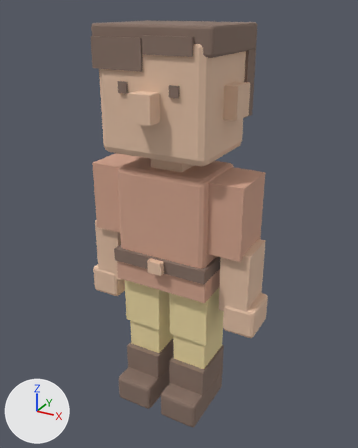
Renders of the glTF model public/assets/valley3d/villager-child.glb from each side of a commit.
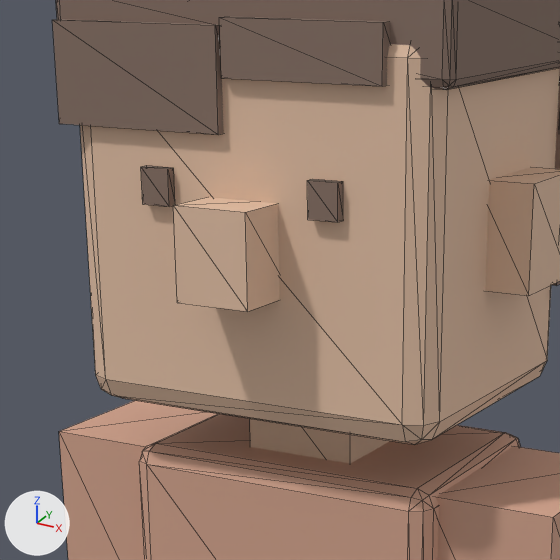
Each version appears first whole from a 50 mm camera at (0.367, -0.659, 0.671) aimed at (0.005, 0.0, 0.342), and next in a close-up on the part from 21% to 69% of the width and 7% to 45% of the height. Every picture has the same lights, and +X, +Y and +Z are marked at lower left. The first two pictures are the older version. The close-ups show mesh edges as thin lines. Where no turn or scale is listed for an object, it has been applied to the vertices. Vertices at exactly the same position are counted once.

Before the edit, the objects in view are built like this:
```python
me_villager_child_cloth_mesh = bpy.data.meshes.new('villager-child_cloth_Mesh')
me_villager_child_cloth_mesh.from_pydata(...)  # 80 vertices, 144 faces; spans x -0.132..0.132, y -0.058..0.058, z 0.245..0.443
me_villager_child_cloth_mesh.materials.append(mat_cloth)  # beige #d5a68f
me_villager_child_dark_mesh = bpy.data.meshes.new('villager-child_dark_Mesh')
me_villager_child_dark_mesh.from_pydata(...)  # 232 vertices, 420 faces; spans x -0.094..0.094, y -0.082..0.08, z 0.0..0.65
me_villager_child_dark_mesh.materials.append(mat_dark)  # brown #887266
me_villager_child_skin_mesh = bpy.data.meshes.new('villager-child_skin_Mesh')
me_villager_child_skin_mesh.from_pydata(...)  # 224 vertices, 408 faces; spans x -0.157..0.157, y -0.102..0.065, z 0.185..0.635
me_villager_child_skin_mesh.materials.append(mat_skin)  # beige #e6c2a7
ob_villager_child_cloth = bpy.data.objects.new('villager-child_cloth', me_villager_child_cloth_mesh)
ob_villager_child_cloth.location = (0.0, 0.0, 0.0)
ob_villager_child_dark = bpy.data.objects.new('villager-child_dark', me_villager_child_dark_mesh)
ob_villager_child_dark.location = (0.0, 0.0, 0.0)
ob_villager_child_skin = bpy.data.objects.new('villager-child_skin', me_villager_child_skin_mesh)
ob_villager_child_skin.location = (0.0, 0.0, 0.0)
```
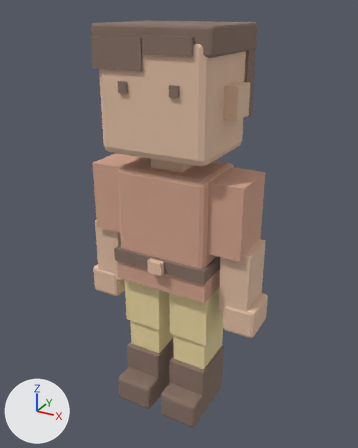
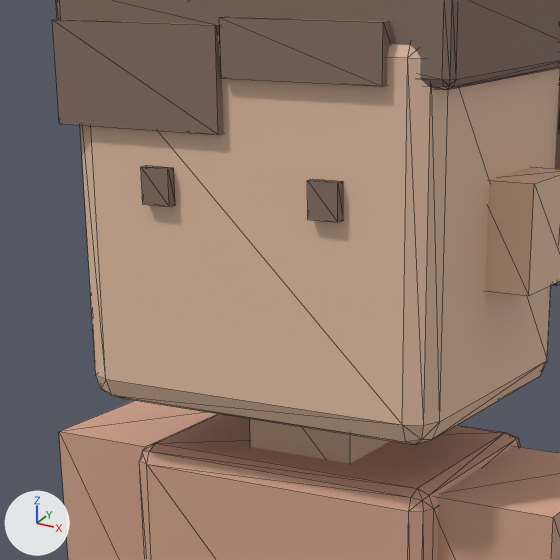
The change, as a list of edits to the scene's bpy script:
```text
Change me_villager_child_skin_mesh:
    used by ob_villager_child_skin; location = (0.0, 0.0, 0.0)
    remove me_villager_child_skin_mesh.from_pydata(...)  # 224 vertices, 408 faces; spans x -0.157..0.157, y -0.102..0.065, z 0.185..0.635
    add me_villager_child_skin_mesh.from_pydata(...)  # 216 vertices, 396 faces; spans x -0.157..0.157, y -0.077..0.065, z 0.185..0.635
    me_villager_child_skin_mesh part 1: the loose piece of 8 vertices spanning x -0.017..0.017, y -0.102..-0.066, z 0.526..0.565 is deleted
```

Pixel boxes [x1, y1, x2, y2] of what changed, in the close-ups (560 x 560 px):
part 1 of me_villager_child_skin_mesh, deleted (beige)
    before: [173, 197, 279, 312]
